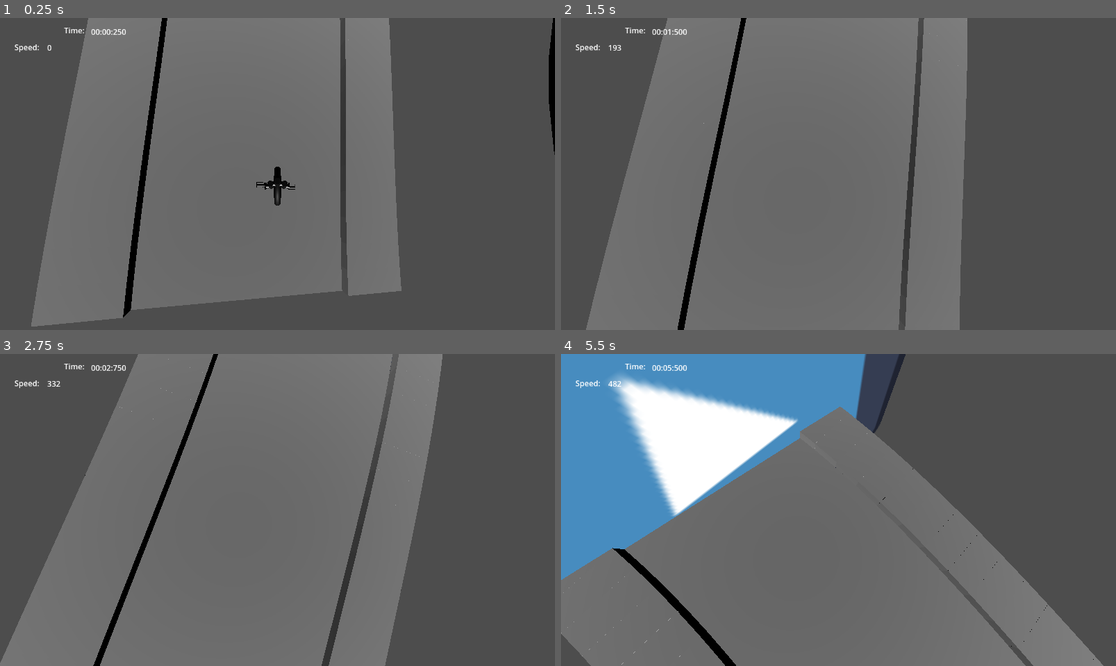
Above: before the commit, frames 1-4 (two rows, left to right).
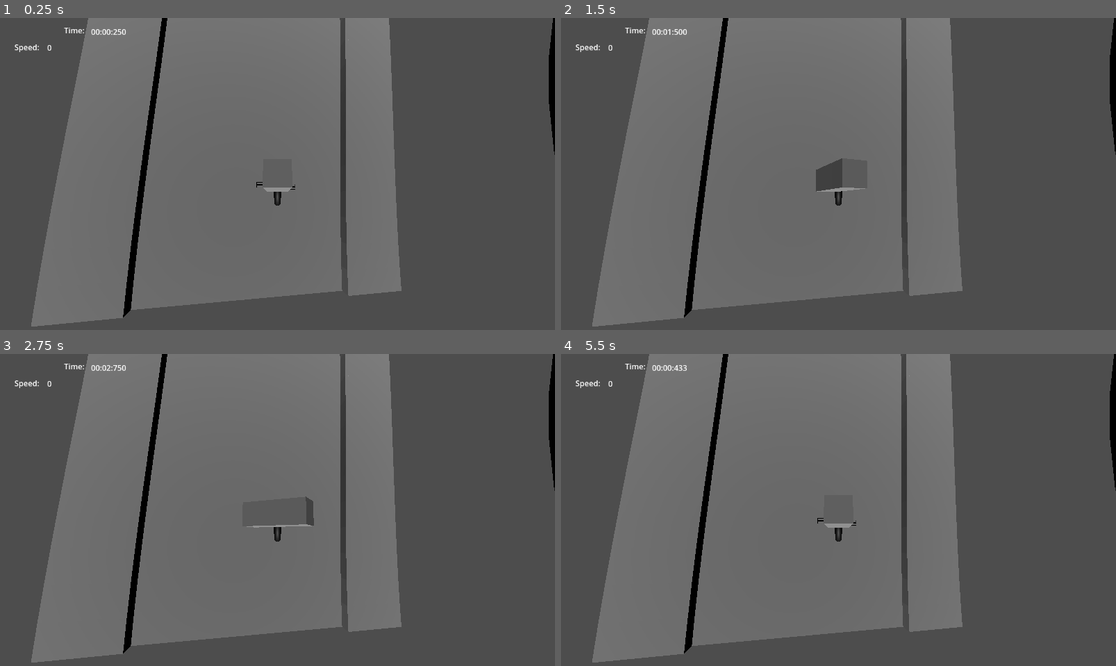
Above: after the commit, the same moments.

Repository: maxrchung/ride_in_the_rain
Game: Godot game, scene res://maps/test_map.tscn
The game is run twice, just before and just after one commit, with the same random seed, the same clock (stepped at 60 frames per second) and the same inputs. This scene is started directly instead of the project's main scene. The engine's default icon, where the game draws it, is replaced by a stand-in: a white triangle on a blue panel in a dark square.
Inputs (mouse positions are in pixels of both pictures, inside the frame that each line leads up to):
- Up to frame 1 (0.25 s): no input
- Up to frame 2 (1.5 s): tap Enter at 0.5 s; move the mouse to (960, 158) at 0.52 s; hold Right (kb_right) 0.53-1.28 s; tap Space (crash) at 0.6, 1.35 s; move the mouse to (727, 189) at 1.27 s; hold Left (kb_left) from 1.28 s (still down)
- Up to frame 3 (2.75 s): move the mouse to (333, 441) at 2.02 s; release Left (kb_left) at 2.03 s; hold Right (kb_right) from 2.03 s (still down); tap Space (crash) at 2.1 s
- Up to frame 4 (5.5 s): move the mouse to (810, 572) at 2.77 s; release Right (kb_right) at 2.78 s; hold Up (kb_up) 2.78-3.53 s; tap Space (crash) at 2.85, 3.6, 4.35 s; move the mouse to (1005, 556) at 3.52 s; hold Left (kb_left) 3.53-5 s; move the mouse to (672, 463) at 4.27 s; click (738, 472) at 5 s, where only the run after the commit has a clickable "Play again"

The runs differ from the first frame. In frame 1, 0.2% of the frame differs, in the area x 47-53%, y 47-56%; in frame 2, 12%; in frame 3, 17%; in frame 4, 45%, in the area x 0-100%, y 0-100%.

Commit message:
new changes
changed handling and speed, currently set with keyboard controls, arrowkeys

Diff:
--- a/gameobjects/biker.tscn
+++ b/gameobjects/biker.tscn
@@ -17,3 +17,7 @@
 [node name="CollisionShape3D" type="CollisionShape3D" parent="."]
 transform = Transform3D(1, 0, 0, 0, 1, 0, 0, 0, 1, 0, 0.894028, 0)
 shape = SubResource("CapsuleShape3D_iflgf")
+
+[node name="rider" type="CSGBox3D" parent="."]
+transform = Transform3D(1, 0, 0, 0, 1, 0, 0, 0, 1, 0, 4.20059, 0)
+size = Vector3(1, 2.7345, 1)
--- a/scripts/bicycle.gd
+++ b/scripts/bicycle.gd
@@ -2,11 +2,11 @@
 
 @export var bikers = []
 @export var max_velocity = 100
-@export var friction = 0.25
-@export var handling = 5000
+@export var friction = 0.5
+@export var handling = 1000
 @export var biker_offset = 2.5
 @export var speedFactor = 0.025
-var current_velocity = 0
+var current_velocity = 0.0
 var current_lean = 0
 var current_dir = 0
 var biker_res = preload("res://gameobjects/biker.tscn")
@@ -31,15 +31,15 @@
 		crash()
 	current_lean = 0
 	for biker in bikers:
-		current_velocity += biker.current_force
+		current_velocity += biker.current_force/bikers.size()
 		current_lean += biker.current_lean
 	#current_lean = current_lean/bikers.size()
 	#if(current_velocity > max_velocity):
 	#	current_velocity = max_velocity
 	#print(bikers[0].current_velocity)
 	position += current_velocity * forward_vector * delta * speedFactor
-	rotation.y += current_lean * delta * (current_velocity/handling)
-	current_velocity -= ((current_velocity * friction) + 1) * delta
+	rotation.y += deg_to_rad(current_lean * delta * (current_velocity/handling))
+	current_velocity -= ((current_velocity * friction) + 250) * delta
 	if(current_velocity < 0):
 		current_velocity = 0
 
@@ -90,6 +90,6 @@
 		biker.top_level = true
 		biker.freeze = false
 		var randvect = Vector3.ZERO
-		randvect.x = randf()
-		randvect.z = randf()
-		biker.apply_impulse((current_velocity * forward_vector * randvect)*100)
+		#randvect.x = randf()
+		#randvect.z = randf()
+		biker.apply_impulse((current_velocity * forward_vector)*0.1)
--- a/scripts/biker.gd
+++ b/scripts/biker.gd
@@ -1,27 +1,43 @@
 extends RigidBody3D
 
-@export var max_lean = 10
-@export var max_force = 5
+@export var max_lean = 65
+@export var max_force = 15
 var mouse_velocity = Vector2.ZERO
 var current_lean = 0
 var current_force = 0
+var rider
+@export var lean_factor = 0.4
+@export var kb_lean_factor = 500
+@export var kb_speed = 500
 
 # This is assigned a unique peer ID on multiplayer connection
 var peer_id = 0
 
 # Called when the node enters the scene tree for the first time.
 func _ready():
+	rider = get_node("rider")
 	pass # Replace with function body.
 
 # Called every frame. 'delta' is the elapsed time since the previous frame.
-func _process(_delta):
+func _process(delta):
 	if multiplayer.get_unique_id() != peer_id:
 		return
 
-	var mouse_pos = get_viewport().get_mouse_position()
-	var mouse_vel = get_viewport().get_visible_rect().size/2 - mouse_pos
+
+	var input_vel = Vector2.ZERO
+	#var mouse_pos = get_viewport().get_mouse_position()
+	#var mouse_vel = get_viewport().get_visible_rect().size/2 - mouse_pos
 	#Input.warp_mouse(get_viewport().get_visible_rect().size/2)
-	current_lean = -mouse_vel.x
+	#input_vel = mouse_vel
+
+	if Input.is_action_pressed("kb_right"):
+		input_vel.x -= kb_lean_factor
+	if Input.is_action_pressed("kb_left"):
+		input_vel.x += kb_lean_factor
+	if Input.is_action_pressed("kb_up"):
+		input_vel.y += kb_speed
+
+	current_lean += input_vel.x * delta * lean_factor
 	if(current_lean >= 0):
 		if(current_lean > max_lean):
 			current_lean = max_lean
@@ -30,7 +46,7 @@
 			if(current_lean < -max_lean):
 				current_lean = -max_lean
 
-	current_force = mouse_vel.y
+	current_force = input_vel.y
 	if(current_force >= 0):
 		if(current_force > max_force):
 			current_force = max_force
@@ -40,8 +56,10 @@
 
 
 	update_biker.rpc_id(1, current_lean, current_force)
+	rider.rotation.z = -deg_to_rad(current_lean)
 
 @rpc("any_peer", "call_local")
 func update_biker(lean, force):
 	current_lean = lean
 	current_force = force
+	rider.rotation.z = -deg_to_rad(current_lean)
Not shown: 1 places in gameobjects/biker.tscn that only renumber resources
Not shown: 1 places in maps/test_map.tscn that only renumber resources
